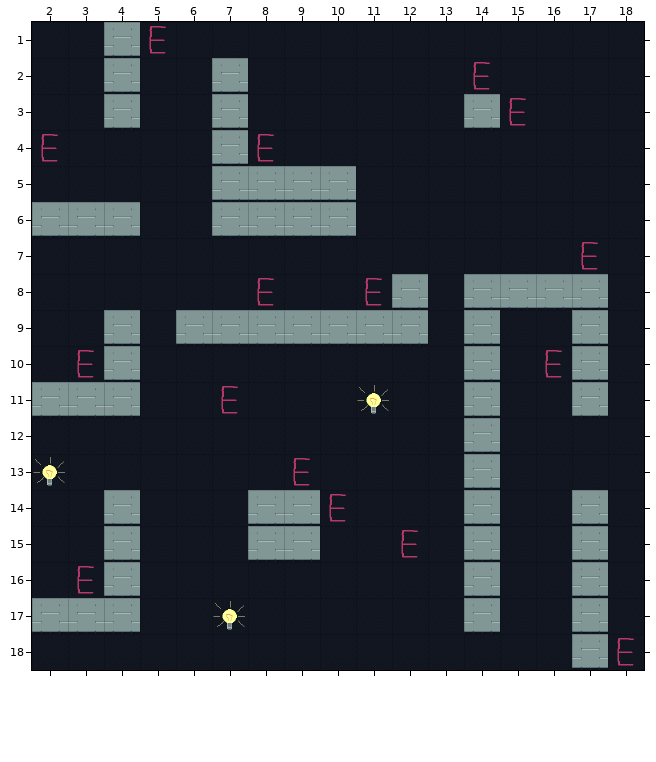
An edit to a level. Tiled map, source code/assets/maps/level0.tmx. The picture above is the old version.
Cells are 64x64 px. Shown: x 2..18, y 1..18.
The same view after the edit:
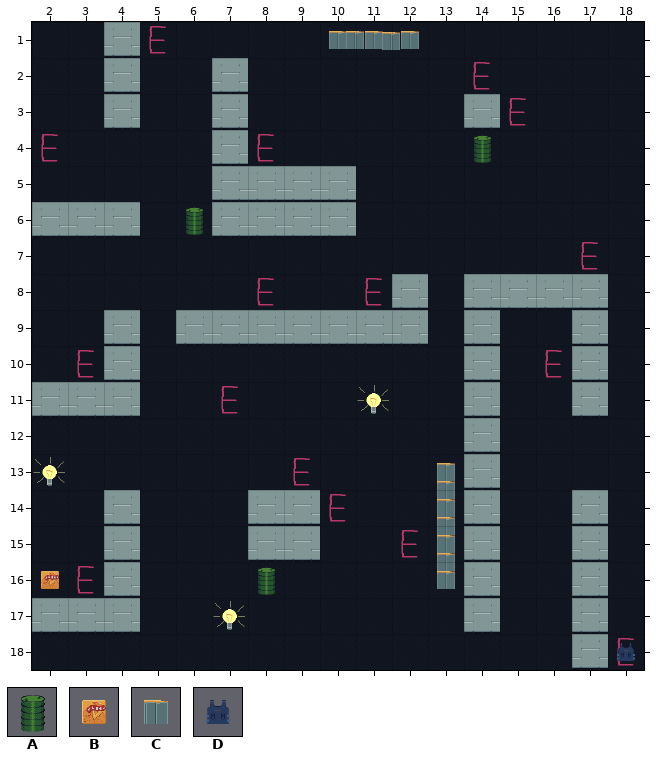
Key: from "test": A 16 "barrel", B 17 "health", C 18 "ammo", D 19 "armor".
Objects are placed by their top-left corner, in cells (3,4 is the top-left corner of cell 3,4); size is 1x1 cell unless given.
Difference:
{"where": "layer \"actors\""}
{"now": "C \"ammo\" at 11,1"}
{"now": "C \"ammo\" at 12,1"}
{"now": "C \"ammo\" at 10,1"}
{"now": "C \"ammo\" at 10.5,1"}
{"now": "C \"ammo\" at 11.5,1"}
{"now": "A \"barrel\" at 14,4"}
{"now": "A \"barrel\" at 6,6"}
{"now": "C \"ammo\" at 13,13"}
{"now": "C \"ammo\" at 13,13.5"}
{"now": "C \"ammo\" at 13,14"}
{"now": "C \"ammo\" at 13,14.5"}
{"now": "C \"ammo\" at 13,15"}
{"now": "C \"ammo\" at 13,15.5"}
{"now": "A \"barrel\" at 8,16"}
{"now": "C \"ammo\" at 13,16"}
{"now": "B \"health\" at 2,16"}
{"now": "D \"armor\" at 18,18"}
